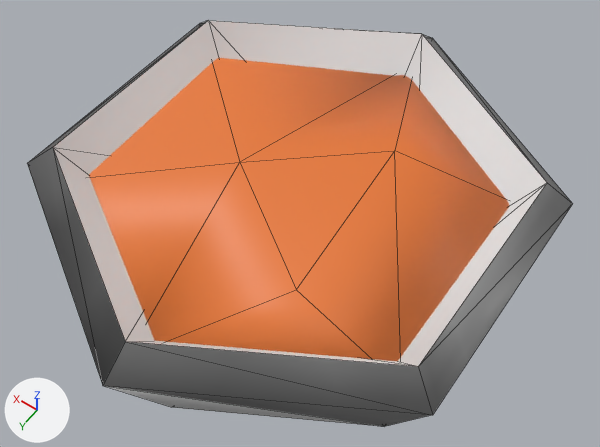
An edit to the glTF model models/boneBroth.glb, drawn before and after from the same camera.
The view is the same before and after, from a camera (50 mm lens) standing at (-0.166, 0.229, 0.371) and looking at (-0.001, -0.002, 0.007). The lights are fixed; the arrows at lower left show +X, +Y and +Z. Mesh edges are drawn as thin lines.

Names of what the first picture shows: 'Bowl', 'BowlStuff'.
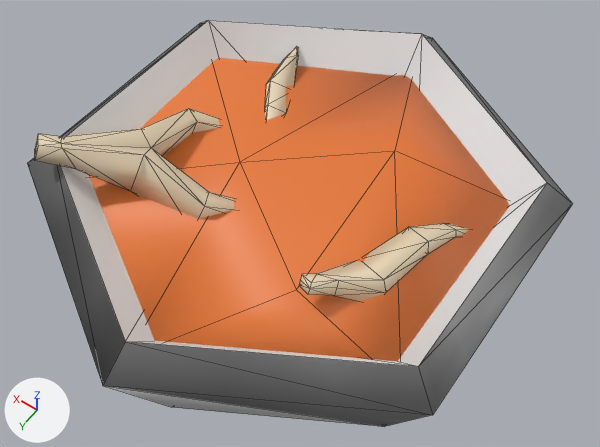
Boxes [x1, y1, x2, y2] around the edits, measured in the pictures (600 x 447 px):
'Cube', added (beige)
    after: [35, 108, 235, 219]
'Cube.001', added (beige)
    after: [299, 223, 469, 301]
'Cube.004', added (beige)
    after: [265, 47, 298, 120]

The change, as a diff of the scene's bpy script:
```diff
--- a/models/boneBroth.glb.py
+++ b/models/boneBroth.glb.py
@@ mat_bone @@
+mat_bone = principled_material('bone')
+mat_bone.base_color = (0.8, 0.669, 0.467)  # beige #e7d6b6
@@ me_cube_006 @@
+me_cube_006.from_pydata(...)  # 30 vertices, 54 faces; spans x 0.0312..0.0633, y -0.0837..-0.015, z 0.0245..0.0482
+me_cube_006.materials.append(mat_bone)  # beige #e7d6b6
@@ me_cube_003 @@
+me_cube_003.from_pydata(...)  # 30 vertices, 54 faces; spans x -0.0896..-0.0416, y -0.0341..0.0588, z 0.0304..0.0598
+me_cube_003.materials.append(mat_bone)  # beige #e7d6b6
@@ me_cube @@
+me_cube.from_pydata(...)  # 42 vertices, 80 faces; spans x 0.0032..0.1076, y -0.0289..0.079, z 0.014..0.076
+me_cube.materials.append(mat_bone)  # beige #e7d6b6
@@ ob_cube_004 @@
+ob_cube_004 = bpy.data.objects.new('Cube.004', me_cube_006)
+ob_cube_004.location = (0.0, 0.0, 0.0)
@@ ob_cube_001 @@
+ob_cube_001 = bpy.data.objects.new('Cube.001', me_cube_003)
+ob_cube_001.location = (0.0, 0.0, 0.0)
@@ ob_cube @@
+ob_cube = bpy.data.objects.new('Cube', me_cube)
+ob_cube.location = (0.0, 0.0, 0.0)
```
